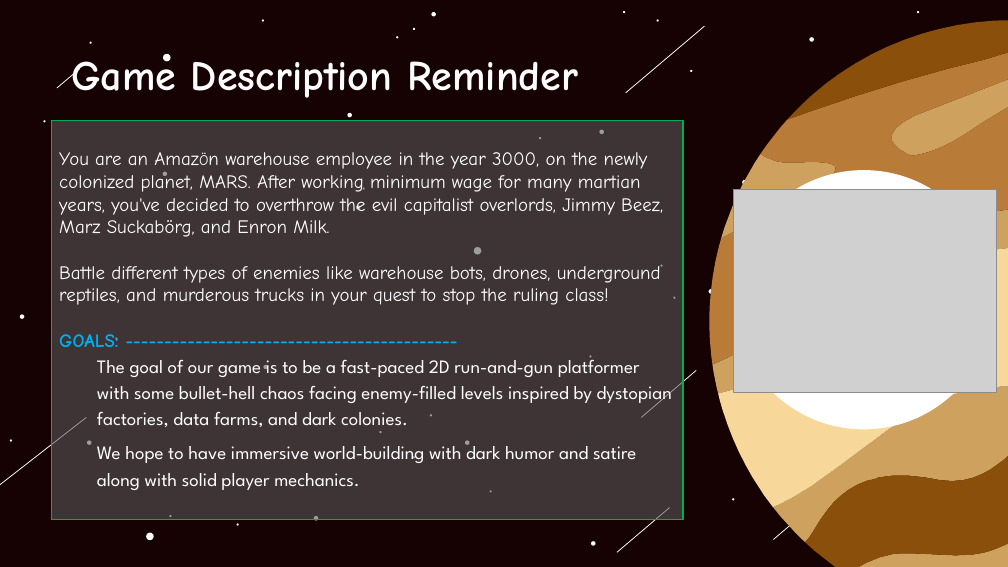
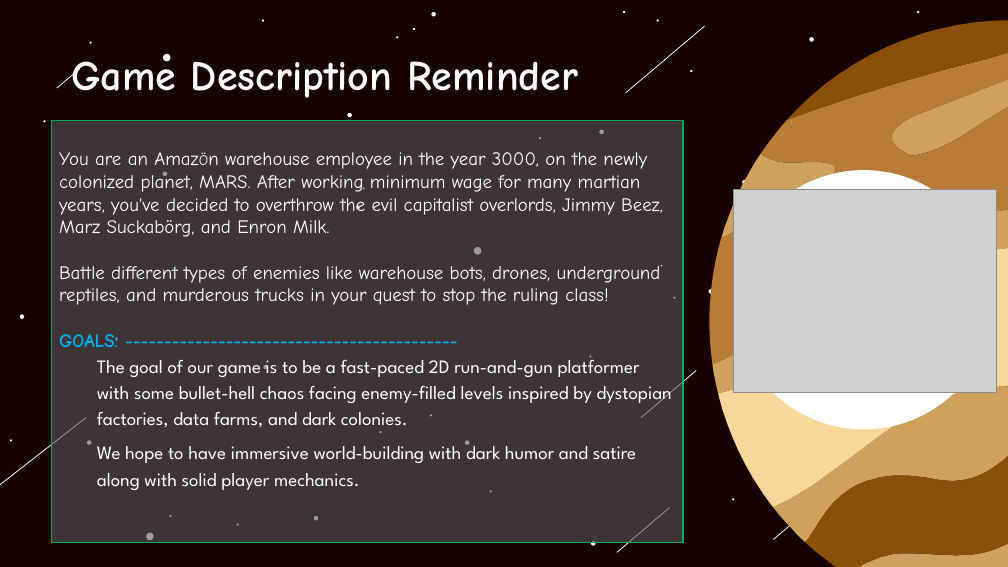
Before and after one commit to CorylC/CS383BrainstewGame, a slide deck: slide 14 of 383Game/Doc/Presentations/TechDown_TL2_MVP.pptx (slide 2 before the commit). Drawn at 1008x567 pixels with LibreOffice and Linux fonts; fonts in the diff are those of the drawing; grey boxes stand for pictures; background and template pictures are left out. Boxes give left, top, right and bottom in pixels: in the first picture for what was removed or moved away, otherwise in the second. Text is boxed around its words. In the diff, an @@ line names an element or a change of style, - is before the commit and + after.

```diff
--- a/383Game/Doc/Presentations/TechDown_TL2_MVP.pptx
+++ b/383Game/Doc/Presentations/TechDown_TL2_MVP.pptx
@@ outline redrawn in 6 elements at <box>892,39,1008,156</box>, <box>712,98,1008,394</box>, <box>774,154,1008,542</box>, <box>718,132,1008,507</box>, <box>709,24,1008,365</box>, <box>787,20,1008,119</box> @@
@@ rectangle "You are an AmazÖn warehouse ...": place and size @@
-rectangle "You are an AmazÖn warehouse ..." at <box>51,120,683,520</box>
+rectangle "You are an AmazÖn warehouse ..." at <box>51,120,683,542</box>
@@ rectangle "You are an AmazÖn warehouse ..." at <box>51,120,683,542</box>: list level 2 to 1 in "The goal of our game ..."; list level 2 to 1 in "We hope to have immersive ..." @@
```
Also in this commit, not shown: 11 other slides changed, 1 slide added, 1 other file.
